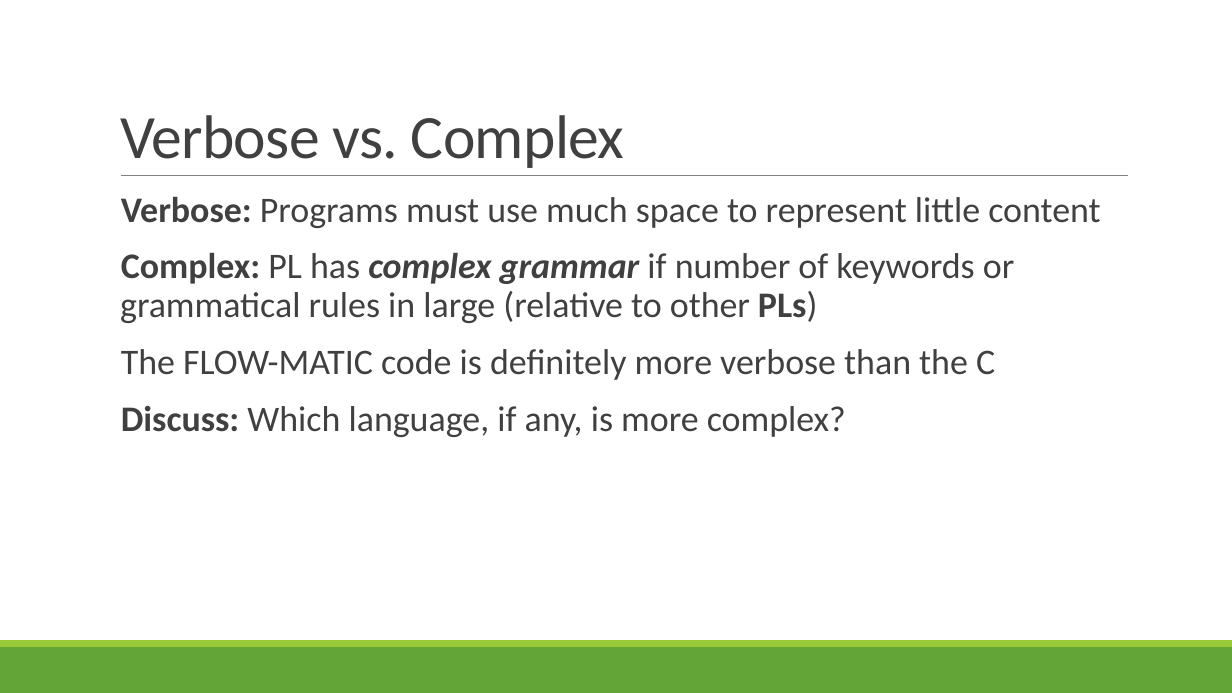
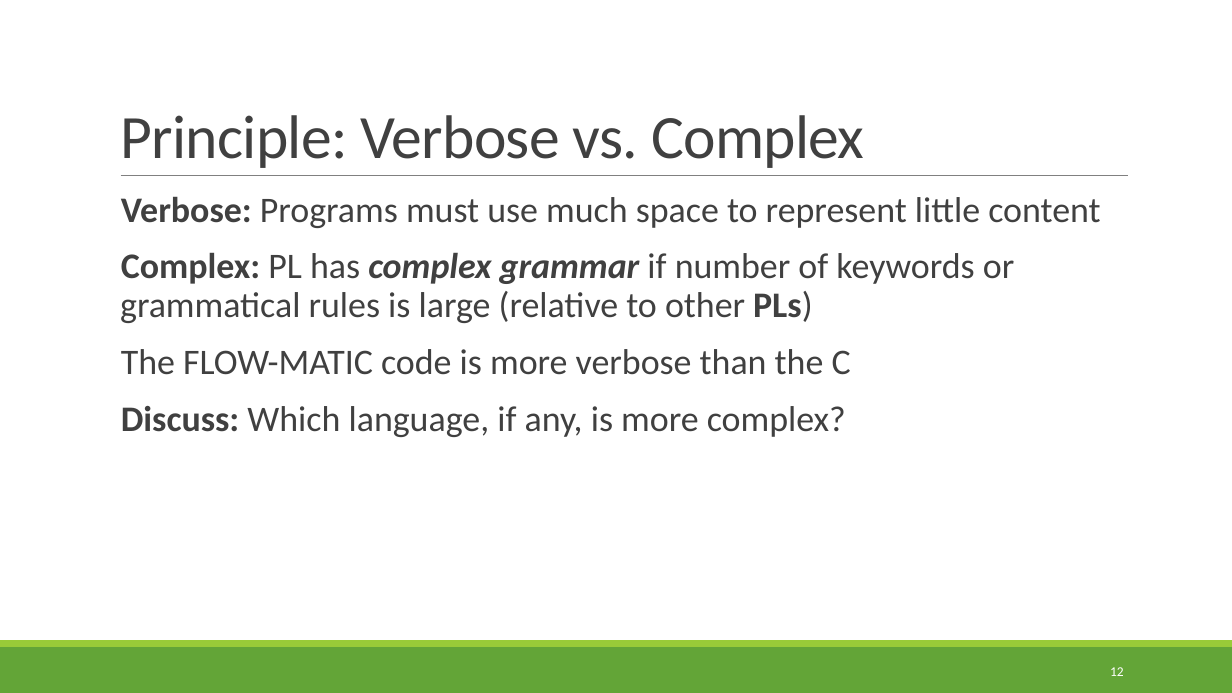
Before and after one commit to rbohrer/pl-course, a slide deck: slide 12 of LectureSlides/11NaturalLanguage.pptx (slide 11 before the commit). Drawn at 1232x693 pixels with LibreOffice and Linux fonts; fonts in the diff are those of the drawing. Boxes give left, top, right and bottom in pixels: in the first picture for what was removed or moved away, otherwise in the second. Text is boxed around its words. In the diff, an @@ line names an element or a change of style, - is before the commit and + after.

```diff
--- a/LectureSlides/11NaturalLanguage.pptx
+++ b/LectureSlides/11NaturalLanguage.pptx
@@ title at [120,115,864,168]: text changed @@
-Verbose vs. Complex
+Principle: Verbose vs. Complex
@@ text at [120,252,1014,375]: text changed @@
-  Complex: PL has complex grammar if number of keywords or grammatical rules in large (relative to other PLs)
-  The FLOW-MATIC code is definitely more verbose than the C
+  Complex: PL has complex grammar if number of keywords or grammatical rules is large (relative to other PLs)
+  The FLOW-MATIC code is more verbose than the C
@@ page number added at [1110,667,1124,676], 10.5 pt, text #FFFFFF @@
+12
```
Also in this commit, not shown: 23 other slides changed, 10 slides added.
